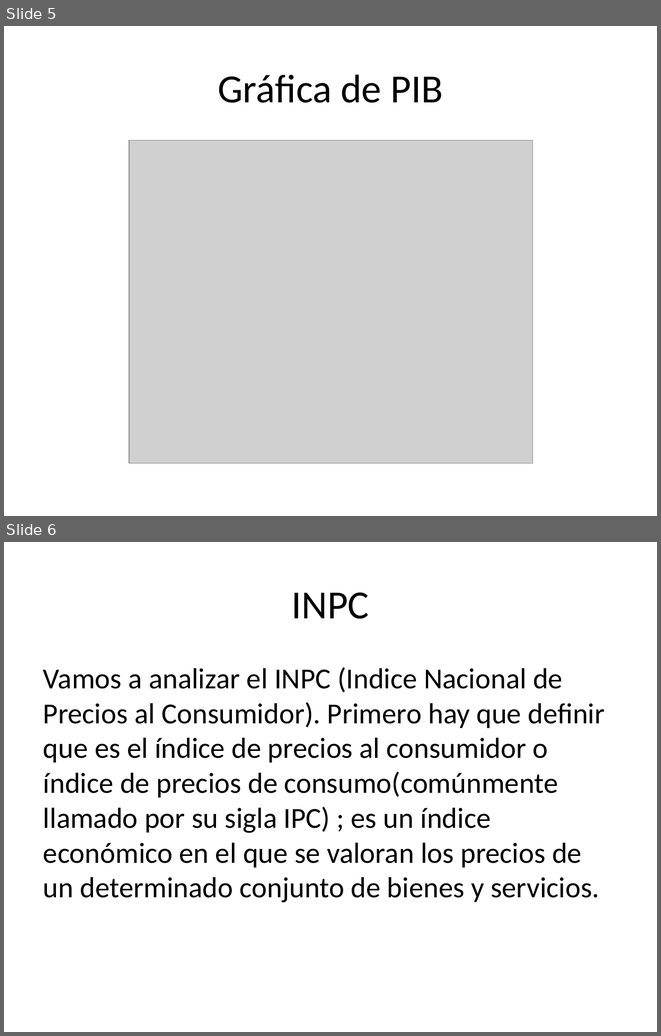
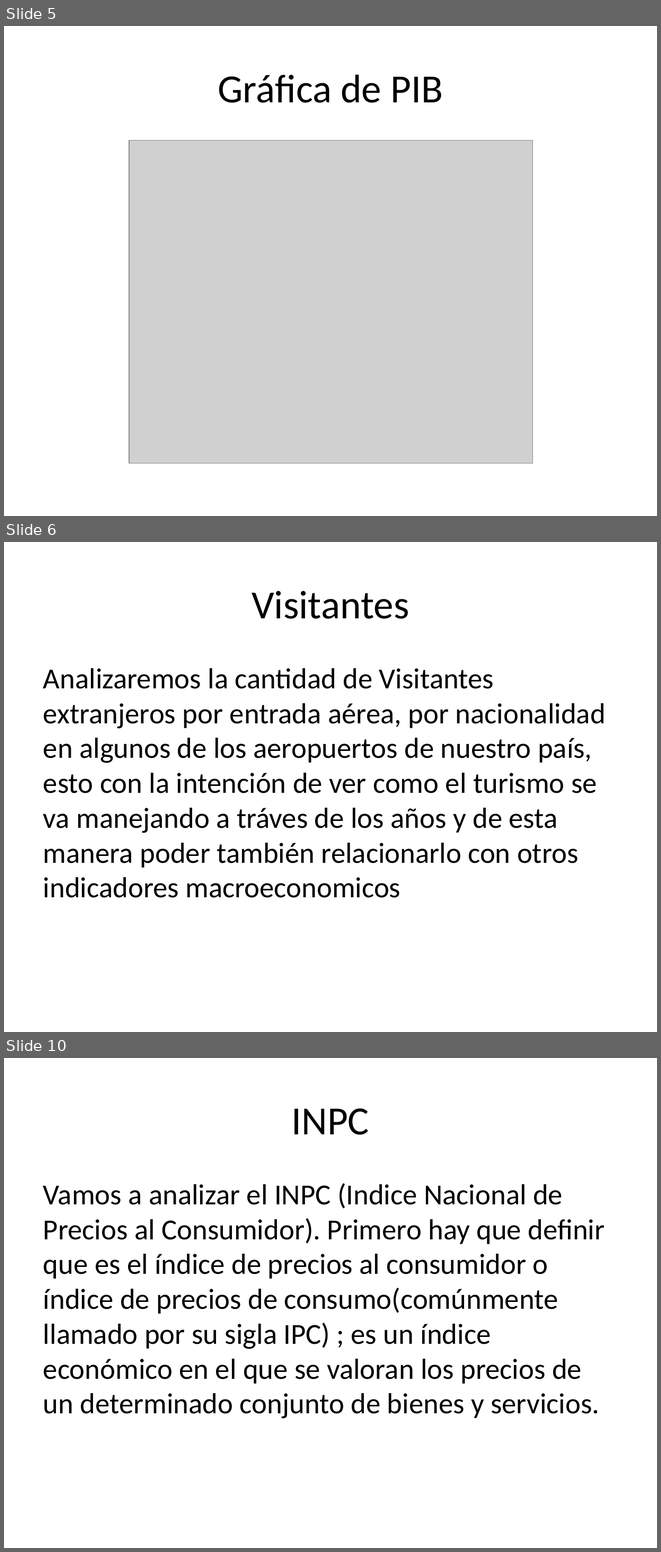
Before and after one commit to ITESO-PAP4J09-Ciencia-de-datos/COVID19, a slide deck: INDICADORES_MACROECONOMICOS/José/Presentación.pptx. Shown one above the other, each under a label of ours: slides 5 and 6 before the commit, slides 5, 6 and 10 after it; the slides between them are not shown. The pictures are 661x1036 and 661x1552 pixels, drawn with LibreOffice and Linux fonts; fonts in the diff are those of the drawing; grey boxes stand for pictures. Boxes give left, top, right and bottom in pixels: in the first picture for what was removed or moved away, otherwise in the second. Text is boxed around its words. In the diff, an @@ line names an element or a change of style, - is before the commit and + after.

```diff
--- a/INDICADORES_MACROECONOMICOS/José/Presentación.pptx
+++ b/INDICADORES_MACROECONOMICOS/José/Presentación.pptx
@@ slide 6 added at [4, 542, 657, 1032], background #FFFFFF @@
@@ title added at [252, 591, 409, 619], 44 pt, text #000000 @@
+Visitantes
@@ text added at [43, 668, 606, 898], 32 pt, text #000000 @@
+Analizaremos la cantidad de Visitantes extranjeros por entrada aérea, por nacionalidad en algunos de los aeropuertos de nuestro país, esto con la intención de ver como el turismo se va manejando a tráves de los años y de esta manera poder también relacionarlo con otros indicadores macroeconomicos
@@ what was slide 6 is now slide 10 @@
```
Also in this commit, not shown: 6 other slides added, 2 slides removed, 4 other files.
